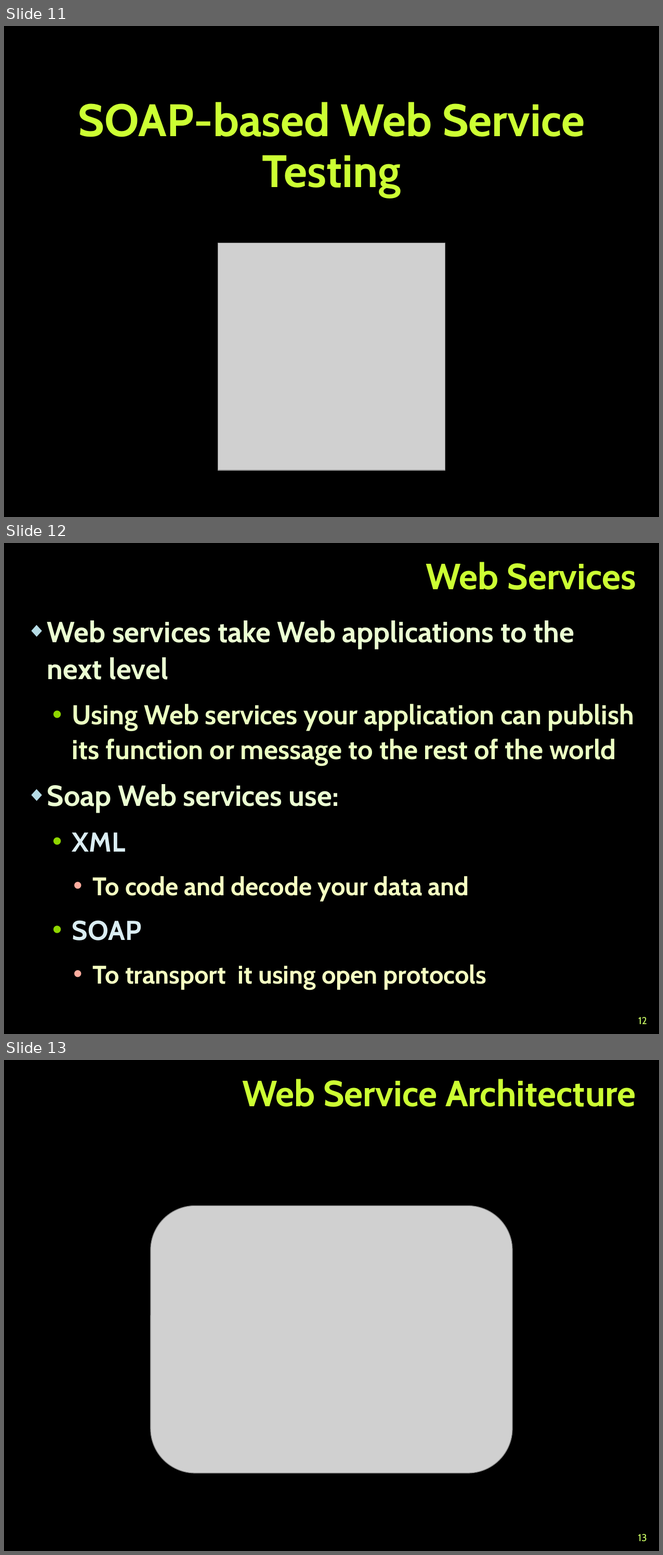
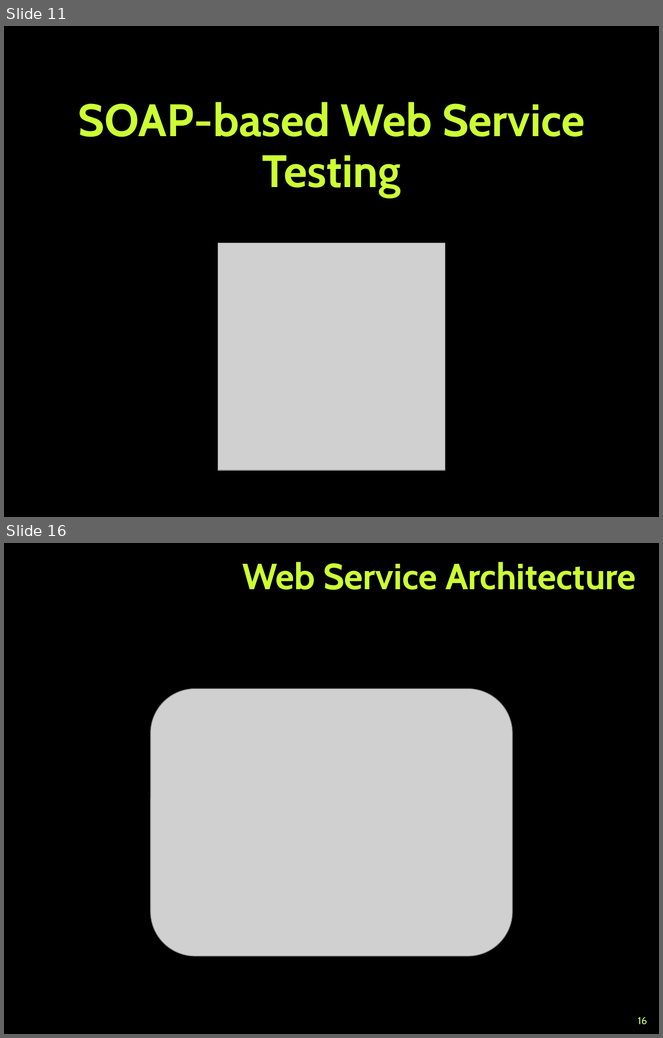
Before and after one commit to TelerikAcademy/QA-Academy, a slide deck: 27. WebService Testing/WebService Testing-SOAP-based.pptx. Shown one above the other, each under a label of ours: slides 11, 12 and 13 before the commit, slides 11 and 16 after it; the slides between them are not shown. The pictures are 663x1555 and 663x1038 pixels, drawn with LibreOffice and Linux fonts; fonts in the diff are those of the drawing; grey boxes stand for pictures; background and template pictures are left out. Boxes give left, top, right and bottom in pixels: in the first picture for what was removed or moved away, otherwise in the second. Text is boxed around its words. In the diff, an @@ line names an element or a change of style, - is before the commit and + after.

```diff
--- a/27. WebService Testing/WebService Testing-SOAP-based.pptx
+++ b/27. WebService Testing/WebService Testing-SOAP-based.pptx
@@ slide 12 removed at (4, 543, 659, 1034), background picture (left out) @@
@@ title removed at (426, 562, 636, 590) @@
-Web Services
@@ text removed at (47, 620, 634, 990) @@
-◆ Web services take Web applications to the next level
-  • Using Web services your application can publish its function or message to the rest of the world
-◆ Soap Web services use:
-  • XML
-    • To code and decode your data and
-  • SOAP
-    • To transport it using open protocols
@@ page number removed at (638, 1017, 647, 1025) @@
-12
@@ what was slide 13 is now slide 16 @@
@@ page number at (638, 1017, 647, 1025): text changed @@
-13
+16
```
Also in this commit, not shown: 2 slides changed.
